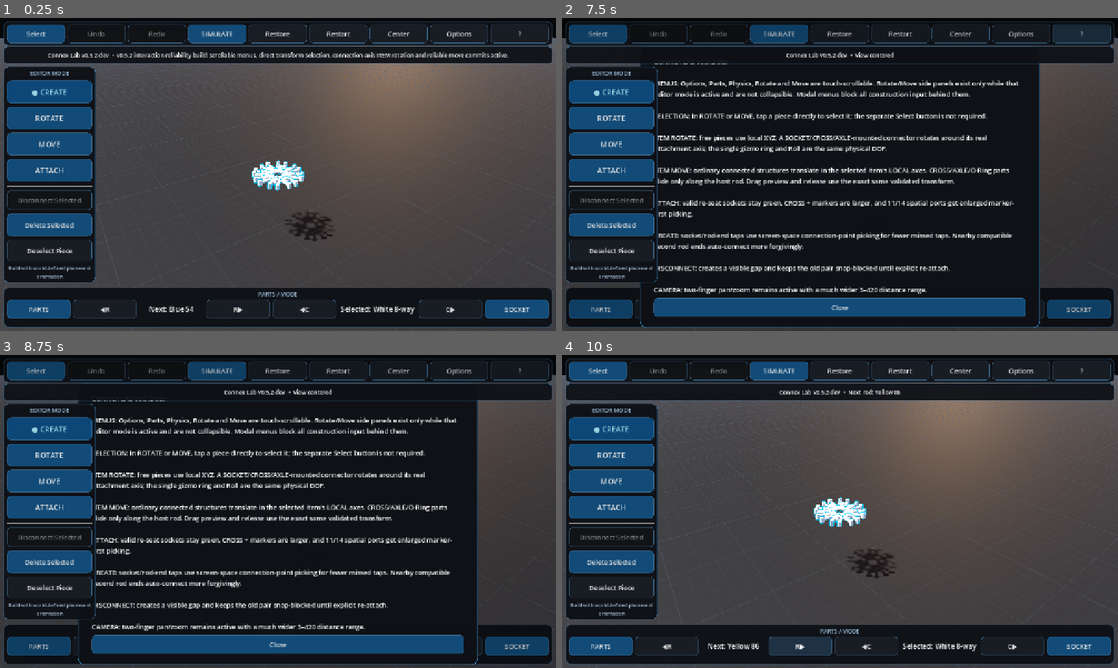
Above: before the commit, frames 1-4 (two rows, left to right).
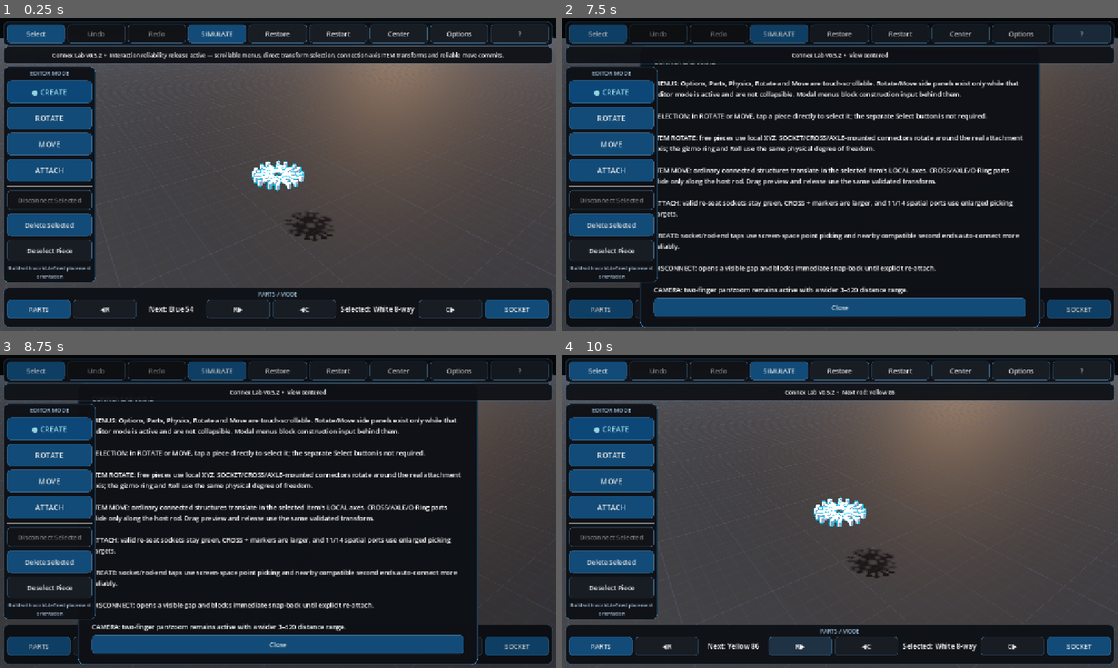
Above: after the commit, the same moments.

Repository: pixel375/connex
Game: Godot game, scene res://Main.tscn
The game is run twice, just before and just after one commit, with the same random seed, the same clock (stepped at 60 frames per second) and the same inputs.
Inputs:
- Up to frame 1 (0.25 s): no input
- Up to frame 2 (7.5 s): click "Restart" at 0.5 s; click "Restart" at 1.25 s; click "Restart" at 2 s; click "Select" at 2.75 s; click "SELECT…" at 3.5 s; click "SIMULATE" at 4.25 s; click "BUILD" at 5 s; click "Restore" at 5.75 s; click "Center" at 6.5 s; click "?" at 7.25 s
- Up to frame 3 (8.75 s): click "PARTS" at 8 s
- Up to frame 4 (10 s): click "◀R" at 8.75 s; click "R▶" at 9.5 s

The runs differ from the first frame. In frame 1, 0.9% of the frame differs, in the area x 8-92%, y 10-14%; in frame 2, 3.2%, in the area x 17-83%, y 10-89%; in frame 3, 3.2%; in frame 4, 0.2%.

Commit message:
release: switch main scene to v0.5.2 runtime

Diff:
--- a/Main.tscn
+++ b/Main.tscn
@@ -1,8 +1,7 @@
 [gd_scene load_steps=3 format=3]
 
-; v0.5.0 base implementation: res://scripts/main_v050.gd
-; release-lineage guard while v0.5.2-dev validates: res://scripts/main_v053.gd
-[ext_resource type="Script" path="res://scripts/main_v054.gd" id="1_main"]
+; v0.5.2 release runtime: res://scripts/main_v055.gd
+[ext_resource type="Script" path="res://scripts/main_v055.gd" id="1_main"]
 [ext_resource type="Script" path="res://scripts/physics_slider_fix_v052.gd" id="2_physics_fix"]
 
 [node name="Main" type="Node3D"]
